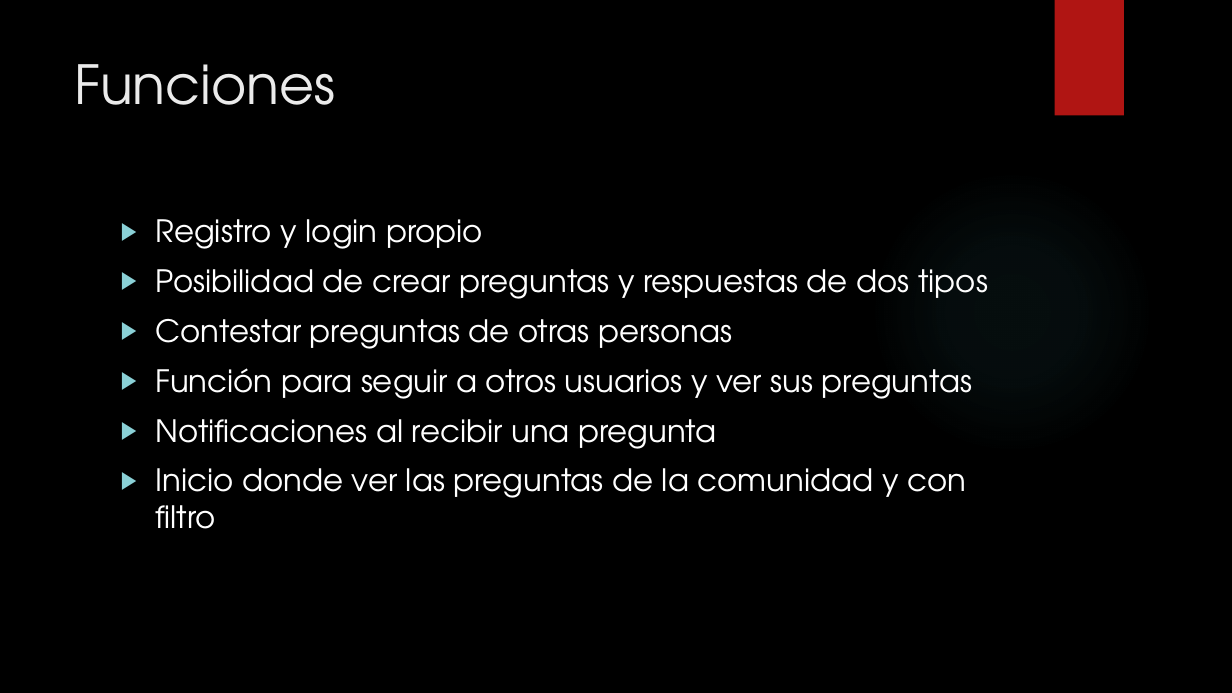
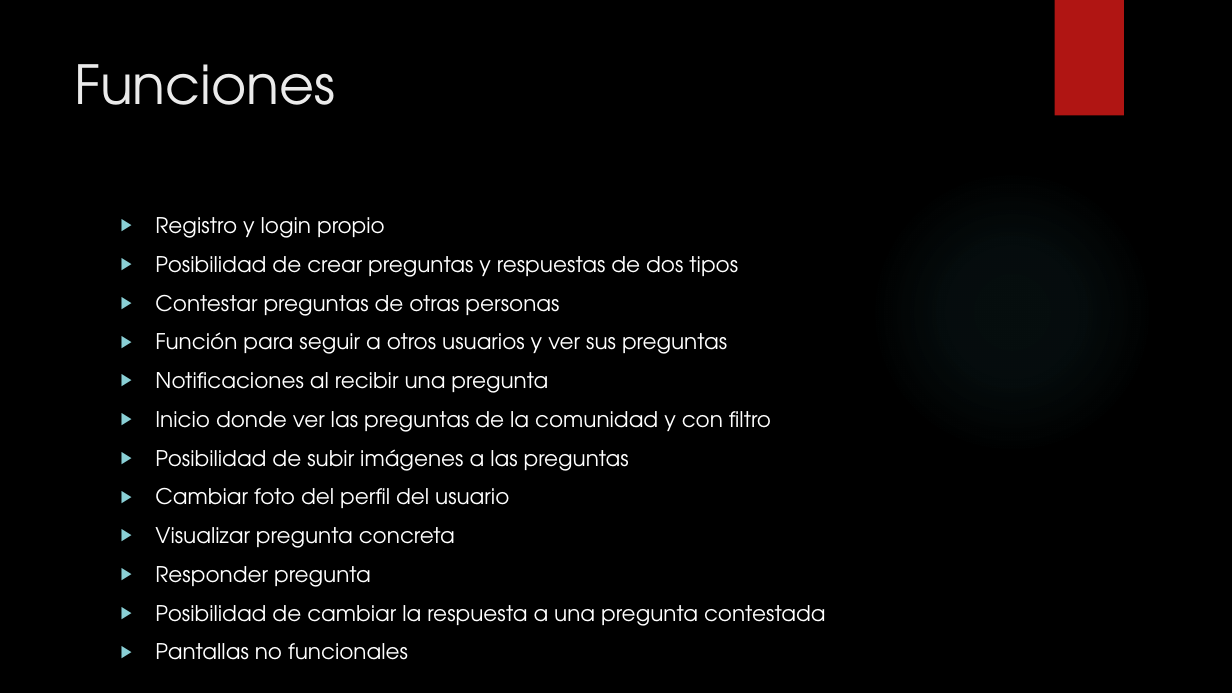
Before and after one commit to sitorzz/FastwerRepository, a slide deck: slide 4 of Presentación.pptx. Drawn at 1232x693 pixels with LibreOffice and Linux fonts; fonts in the diff are those of the drawing; background and template pictures are left out. Boxes give left, top, right and bottom in pixels: in the first picture for what was removed or moved away, otherwise in the second. Text is boxed around its words. In the diff, an @@ line names an element or a change of style, - is before the commit and + after.

```diff
--- a/Presentación.pptx
+++ b/Presentación.pptx
@@ text at (155, 217, 771, 432): size 24 to 16.8 pt in "Registro y login propio", "Posibilidad de crear preguntas y respuestas de ...", "Contestar preguntas de otras personas", "Función para seguir a otros usuarios y ..." and 2 more places @@
@@ text at (155, 449, 826, 626): paragraphs added @@
+▶ Posibilidad de subir imágenes a las preguntas
+▶ Cambiar foto del perfil del usuario
+▶ Visualizar pregunta concreta
+▶ Responder pregunta
+▶ Posibilidad de cambiar la respuesta a una pregunta contestada
+▶ Pantallas no funcionales
```
Also in this commit, not shown: 1 other slide changed, 1 slide added.
